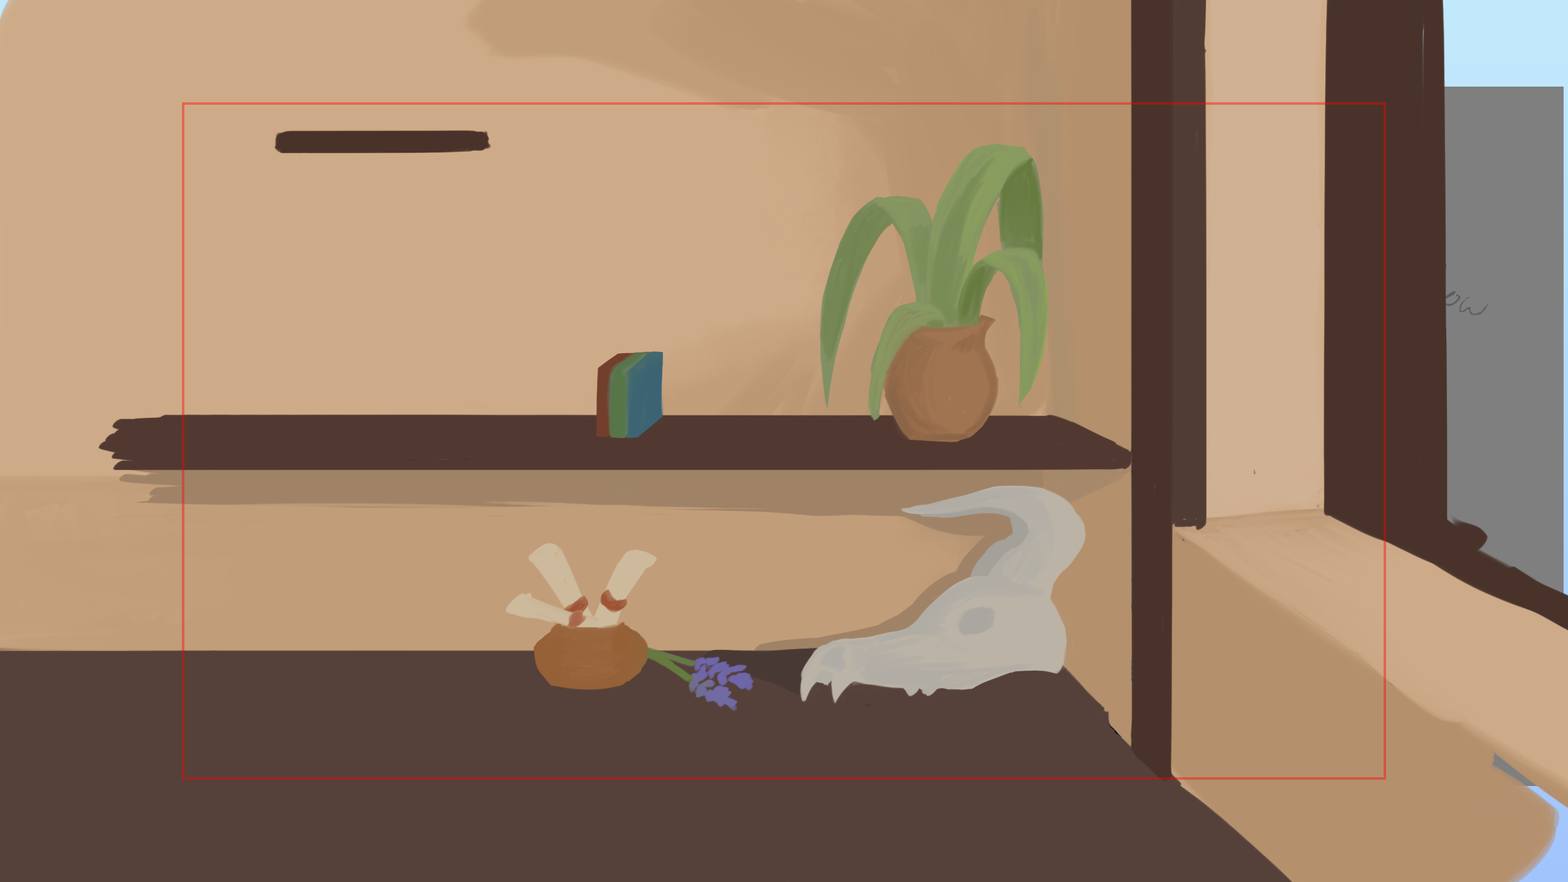
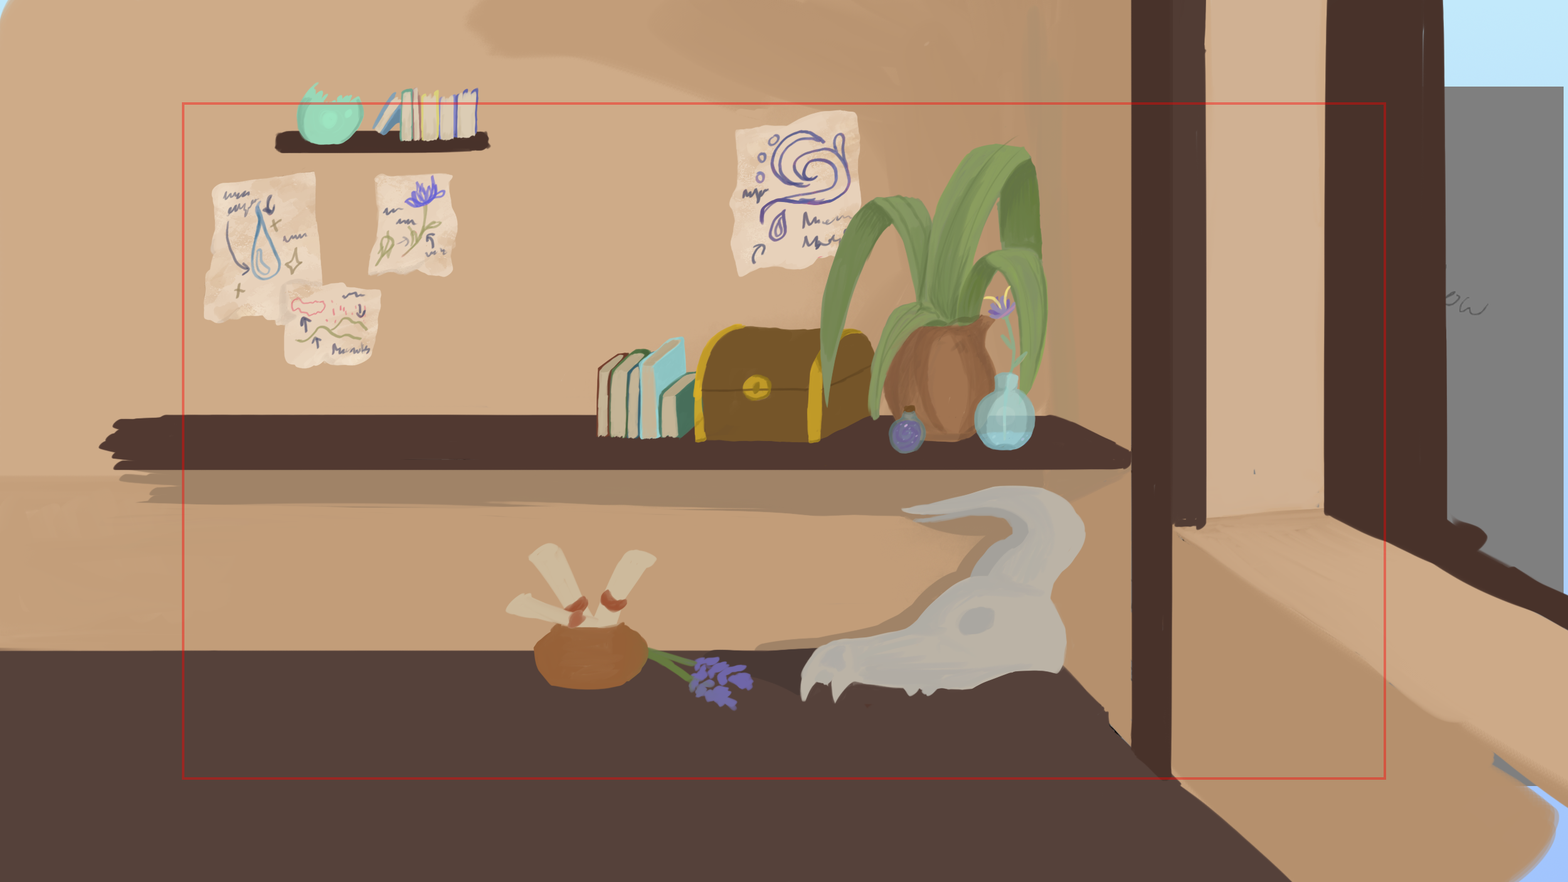
Before/after of a 1568x882 layered artwork. What changed in the layer stack:
added layer "Layer 4" in group "MG" over bbox(296, 81, 480, 145)
added layer "potion" in group "MG" over bbox(887, 404, 928, 455)
added layer "glass flower" in group "MG" over bbox(973, 285, 1037, 451)
renamed "Layer 10" to "clutter", moved it into group "MG", painted on it over bbox(423, 41, 1049, 528)
added layer "color" in group "MG" over bbox(218, 125, 858, 360)
added layer "drawings" in group "MG" over bbox(222, 129, 1049, 356)
added layer "text" (screen) in group "MG" over bbox(203, 81, 860, 377)
added layer "dirt" (darker color) in group "MG" over bbox(203, 100, 902, 373)
added layer "posters" in group "MG" over bbox(203, 109, 863, 369)
added layer "chest" in group "MG" over bbox(692, 323, 880, 467)
added layer "books" in group "MG" over bbox(597, 336, 707, 441)
painted on "Gradient Fill 1" over bbox(203, 41, 1049, 528)